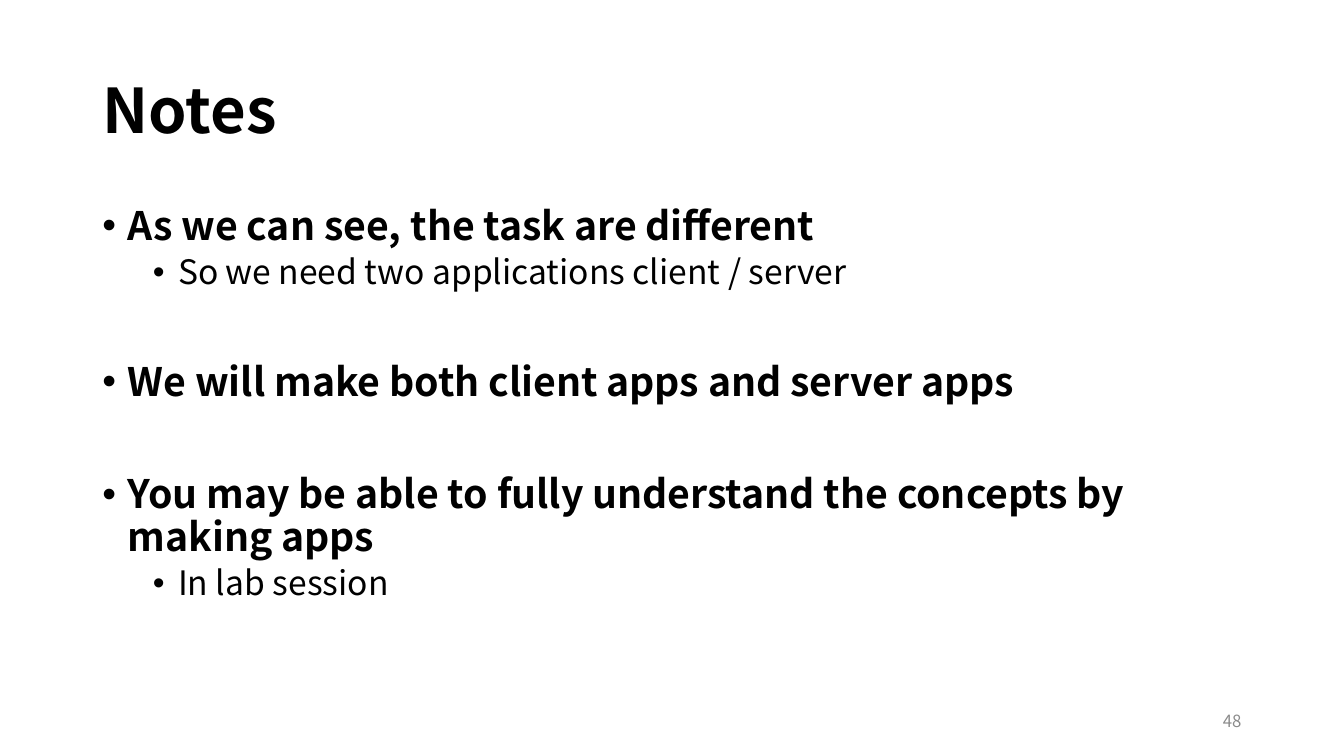
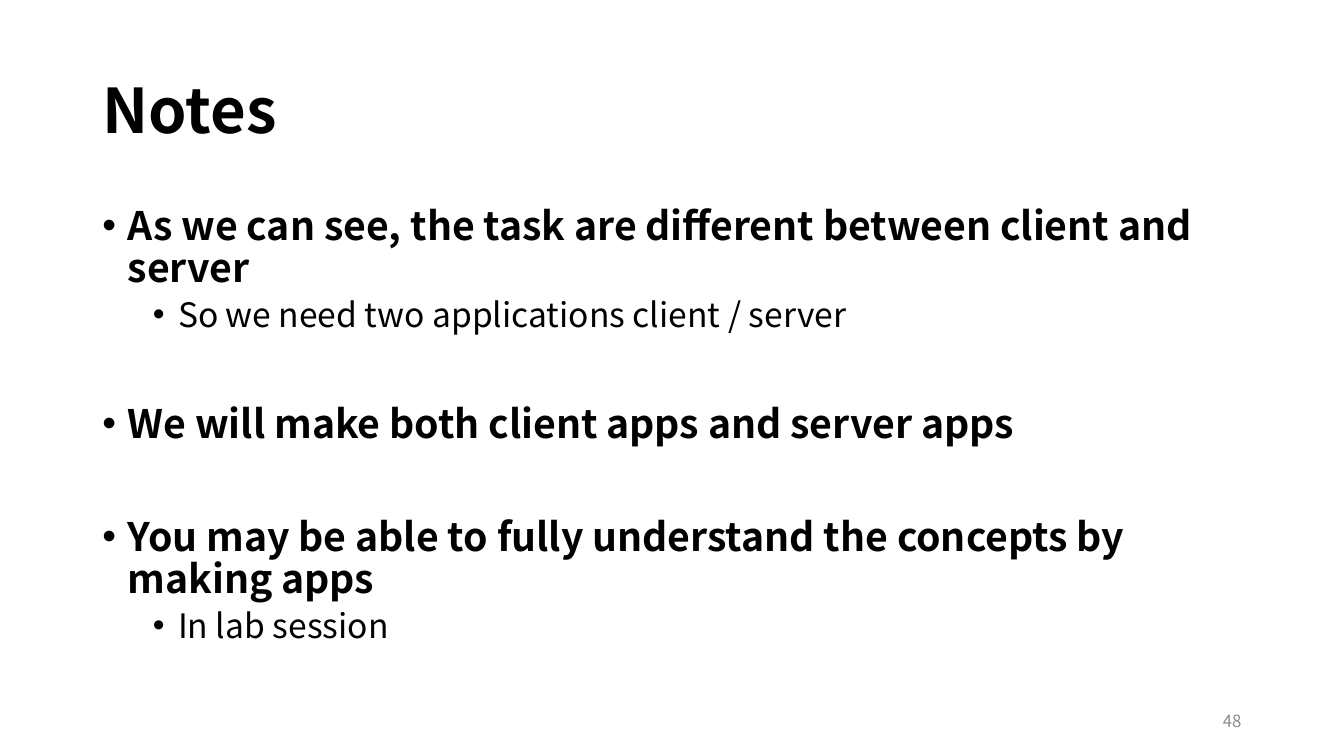
Before and after one commit to EunSeong-Park/EunSeong-Park.github.io, a slide deck: slide 48 of contents/2020_ITinerary/assets/session_2/preclass.pptx. Drawn at 1344x756 pixels with LibreOffice and Linux fonts; fonts in the diff are those of the drawing. Boxes give left, top, right and bottom in pixels: in the first picture for what was removed or moved away, otherwise in the second. Text is boxed around its words. In the diff, an @@ line names an element or a change of style, - is before the commit and + after.

```diff
--- a/contents/2020_ITinerary/assets/session_2/preclass.pptx
+++ b/contents/2020_ITinerary/assets/session_2/preclass.pptx
@@ text at bbox=[128, 208, 1191, 283]: text changed @@
-• As we can see, the task are different
+• As we can see, the task are different between client and server
```
Also in this commit, not shown: 2 other files.
